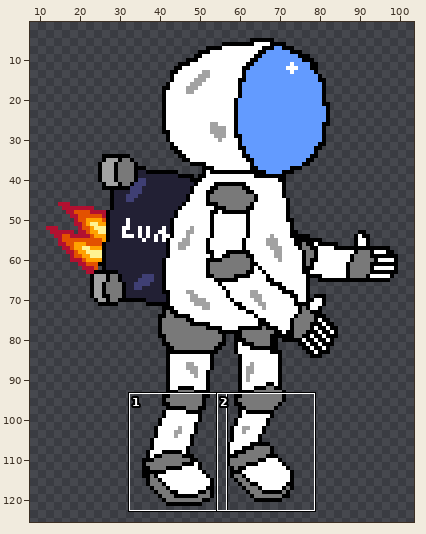
Sprite sheet -- assets/textures/astronaut/astronaut-tf.png. The first picture is a wide view before the edit; the outline marks the close-up.
Close-up. Before:
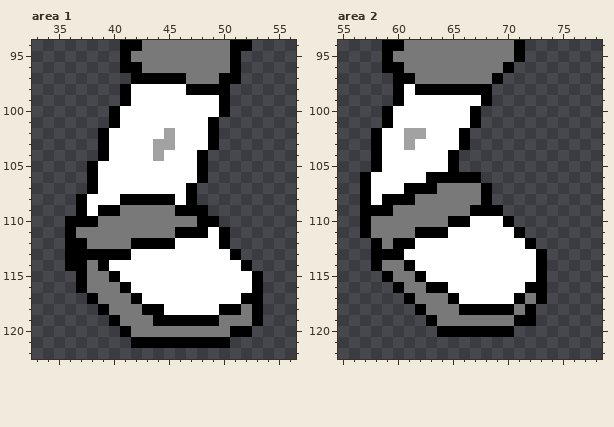
The file is 128x128 pixels. Shown: area 1: x 33..56, y 94..122; area 2: x 55..78, y 94..122. The wide view leaves out empty margins. The commit also changed other parts of the picture, which this record leaves out.
Once edited:
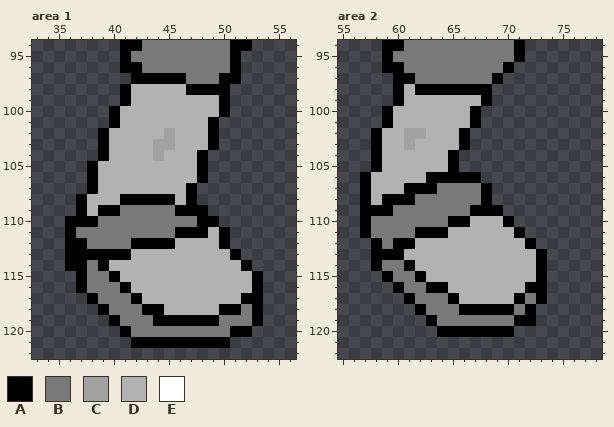
Palette (. is transparent): A #000000  B #797979  C #a2a2a2  D #b2b2b2  E #ffffff
Edits made:
--- area 1
@@ x 33..56 @@
  97 .........AAAAABBBAA.....
- 98 ........AEEEEEAAAA......
- 99 ........AEEEEEEEEA......
-100 .......AEEEEEEEEEA......
-101 .......AEEEEEEEEA.......
-102 ......AEEEEECEEEA.......
-103 ......AEEEECCEEEA.......
-104 ......AEEEECEEEA........
-105 .....AEEEEEEEEEA........
-106 .....AEEEEEEEEEA........
-107 .....AEEEEEEEEA.........
-108 ....AEEEAAAAAEA.........
-109 ....AEAABBBBBAAA........
+ 98 ........ADDDDDAAAA......
+ 99 ........ADDDDDDDDA......
+100 .......ADDDDDDDDDA......
+101 .......ADDDDDDDDA.......
+102 ......ADDDDDCDDDA.......
+103 ......ADDDDCCDDDA.......
+104 ......ADDDDCDDDA........
+105 .....ADDDDDDDDDA........
+106 .....ADDDDDDDDDA........
+107 .....ADDDDDDDDA.........
+108 ....ADDDAAAAADA.........
+109 ....ADAABBBBBAAA........
 110 ...AAABBBBBBBBBAA.......
-111 ...ABBBBBBBBBAAAEA......
-112 ...AABBBBAAAAEEEEA......
-113 ...AAAAAAEEEEEEEEEA.....
-114 ...AABAEEEEEEEEEEEEA....
-115 ....ABBAEEEEEEEEEEEEA...
-116 ....ABBBAEEEEEEEEEEEA...
-117 .....ABBBAEEEEEEEEEAA...
-118 ......ABBBAAEEEEEAABA...
+111 ...ABBBBBBBBBAAADA......
+112 ...AABBBBAAAADDDDA......
+113 ...AAAAAADDDDDDDDDA.....
+114 ...AABADDDDDDDDDDDDA....
+115 ....ABBADDDDDDDDDDDDA...
+116 ....ABBBADDDDDDDDDDDA...
+117 .....ABBBADDDDDDDDDAA...
+118 ......ABBBAADDDDDAABA...
 119 .......ABBBAAAAAABBBA...
--- area 2
@@ x 55..78 @@
  97 .....AABBBBBBBA.........
- 98 .....AEAAAAAAA..........
- 99 .....AEEEEEEEA..........
-100 ....AEEEEEEEA...........
-101 ....AEEEEEEEA...........
-102 ...AEECCEEEA............
-103 ...AEECEEEEA............
-104 ...AEEEEEEA.............
-105 ...AEEEEEEA.............
-106 ..AEEEEEAAAAA...........
-107 ..AEEEAAABBBBA..........
-108 ..AEAAABBBBBBA..........
+ 98 .....ADAAAAAAA..........
+ 99 .....ADDDDDDDA..........
+100 ....ADDDDDDDA...........
+101 ....ADDDDDDDA...........
+102 ...ADDCCDDDA............
+103 ...ADDCDDDDA............
+104 ...ADDDDDDA.............
+105 ...ADDDDDDA.............
+106 ..ADDDDDAAAAA...........
+107 ..ADDDAAABBBBA..........
+108 ..ADAAABBBBBBA..........
 109 ..AAABBBBBBBAAA.........
-110 ..ABBBBBBBAAEEEA........
-111 ..ABBBBAAAEEEEEEA.......
-112 ...ABAAEEEEEEEEEEA......
-113 ...AAAEEEEEEEEEEEEA.....
-114 ...ABBAEEEEEEEEEEEA.....
-115 ....ABBAEEEEEEEEEEA.....
-116 .....ABBAAEEEEEEEAA.....
-117 ......ABBBAEEEEEABA.....
+110 ..ABBBBBBBAADDDA........
+111 ..ABBBBAAADDDDDDA.......
+112 ...ABAADDDDDDDDDDA......
+113 ...AAADDDDDDDDDDDDA.....
+114 ...ABBADDDDDDDDDDDA.....
+115 ....ABBADDDDDDDDDDA.....
+116 .....ABBAADDDDDDDAA.....
+117 ......ABBBADDDDDABA.....
 118 .......ABBBAAAAABA......
Where, in picture pixels (left, top, right, bottom), the same in both close-ups:
changed: (87, 84, 252, 315)
changed: (371, 84, 536, 304)
